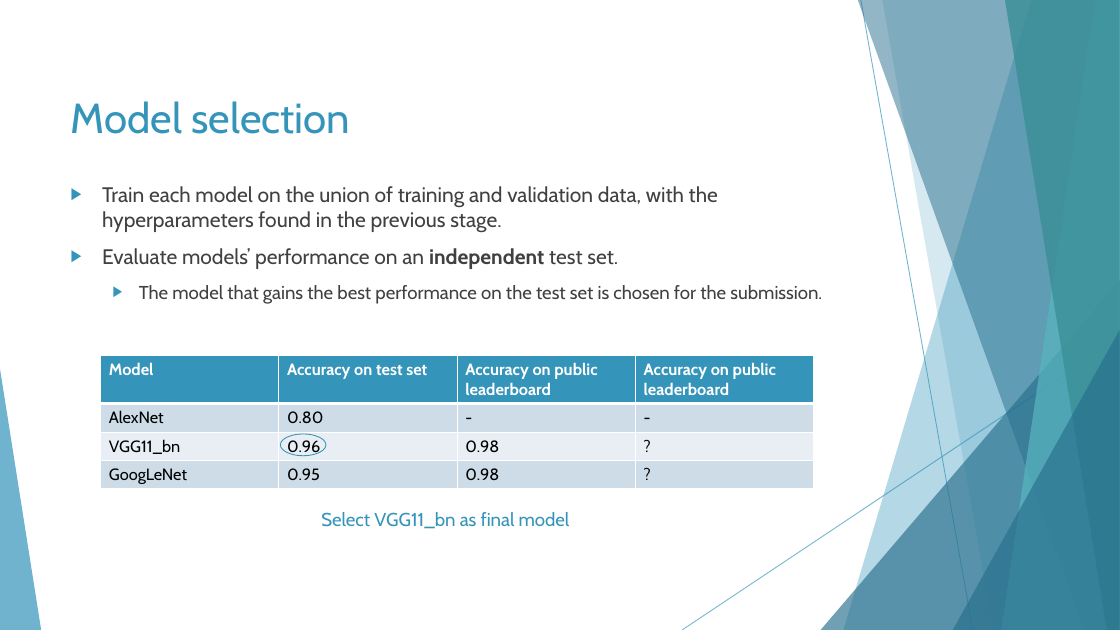
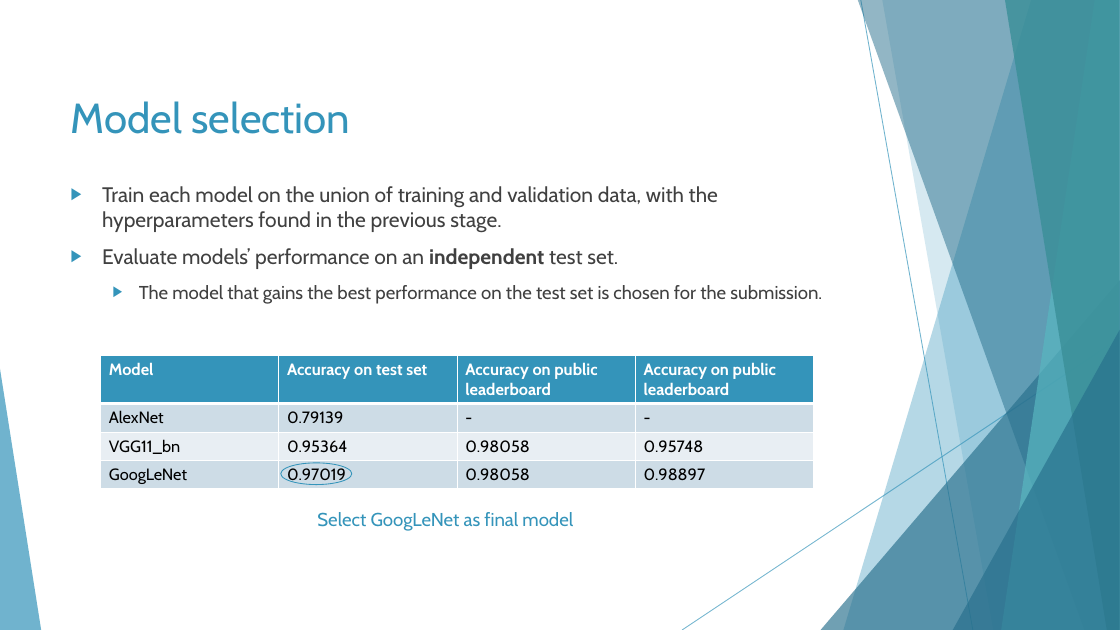
Before and after one commit to fabiod20/parasite-eggs-identification, a slide deck: slide 19 of Parasite Eggs Identification.pptx. Drawn at 1120x630 pixels with LibreOffice and Linux fonts; fonts in the diff are those of the drawing. Boxes give left, top, right and bottom in pixels: in the first picture for what was removed or moved away, otherwise in the second. Text is boxed around its words. In the diff, an @@ line names an element or a change of style, - is before the commit and + after.

Commit message:
Update notebook and presentation

```diff
--- a/Parasite Eggs Identification.pptx
+++ b/Parasite Eggs Identification.pptx
@@ table at <box>101,355,813,489</box> @@
-row 2, column 2: 0.80
+row 2, column 2: 0.79139
-row 3: VGG11_bn | 0.96 | 0.98 | ?
+row 3: VGG11_bn | 0.95364 | 0.98058 | 0.95748
-row 4: GoogLeNet | 0.95 | 0.98 | ?
+row 4: GoogLeNet | 0.97019 | 0.98058 | 0.98897
@@ ellipse: place and size @@
-ellipse at <box>281,434,326,456</box>
+ellipse at <box>281,463,352,485</box>
@@ text at <box>317,512,573,531</box>: text changed @@
-Select VGG11_bn as final model
+Select GoogLeNet as final model
```
Also in this commit, not shown: 2 other files.
